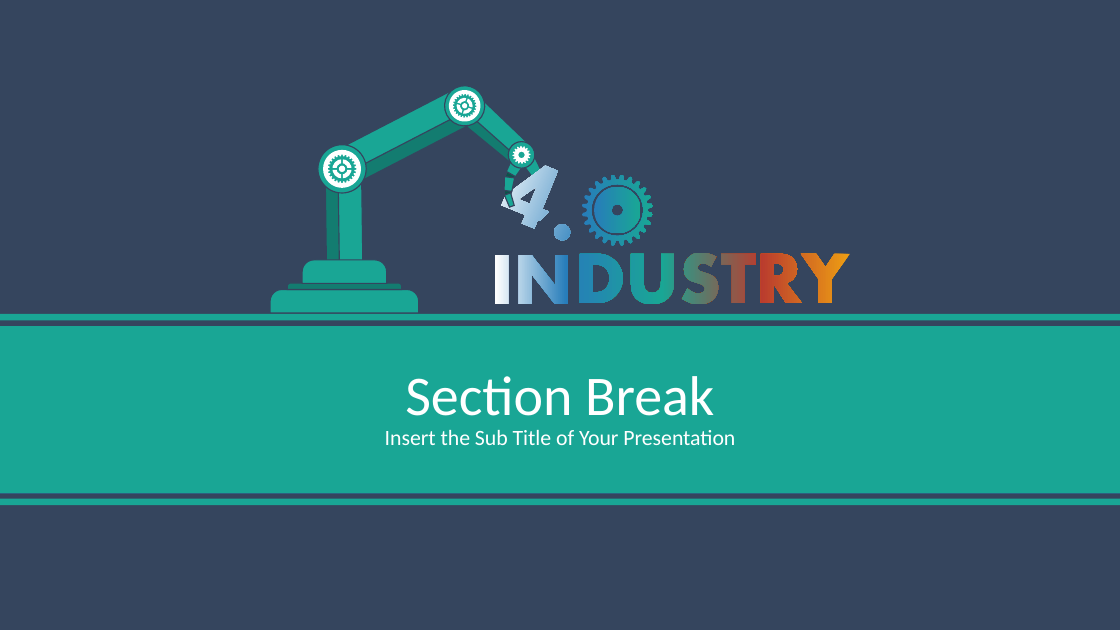
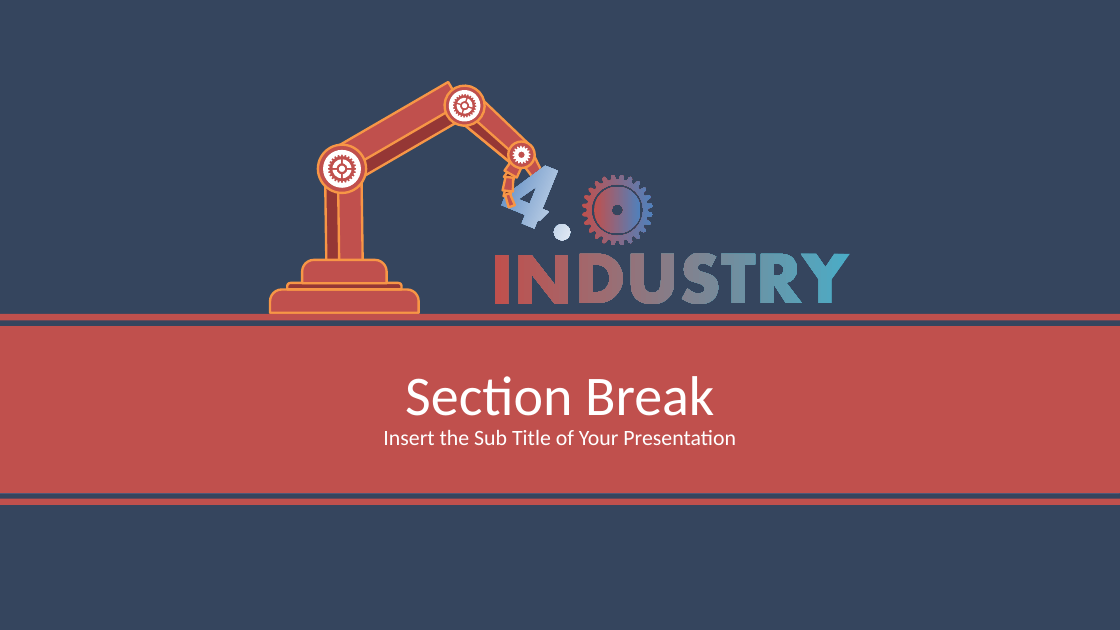
Before and after one commit to thanhlongvl/sportdemo, a slide deck: slide 2 of industry 4.0-Revolution-PowerPoint-Templates.pptx. Drawn at 1120x630 pixels with LibreOffice and Linux fonts; fonts in the diff are those of the drawing. Boxes give left, top, right and bottom in pixels: in the first picture for what was removed or moved away, otherwise in the second. Text is boxed around its words. In the diff, an @@ line names an element or a change of style, - is before the commit and + after.

```diff
--- a/industry 4.0-Revolution-PowerPoint-Templates.pptx
+++ b/industry 4.0-Revolution-PowerPoint-Templates.pptx
@@ rounded rectangle at <box>339,82,467,178</box>: fill #19A695 to #C0504D; outline #35455E 1 pt to #F79646 2.01 pt; rotation 242 to 239 degrees @@
@@ outline redrawn in 5 elements at <box>455,96,475,116</box>, <box>323,150,361,187</box>, <box>333,160,351,178</box>, <box>509,142,535,168</box>, <box>445,86,484,125</box> @@
@@ rounded rectangle at <box>352,104,468,180</box>: fill #137D70 to #953735; outline #35455E 1 pt to #F79646 2.01 pt; rotation 242 to 239 degrees @@
@@ freeform shape at <box>455,108,522,169</box>: fill #137D70 to #953735; outline #35455E 1 pt to #F79646 2.01 pt; outline redrawn @@
@@ fill #19A695 to #C0504D; outline #35455E 1 pt to #F79646 2.01 pt in 10 elements at <box>522,156,544,179</box>, <box>534,178,546,193</box>, <box>534,194,545,208</box>, <box>455,93,535,169</box>, <box>439,81,490,131</box>, <box>271,290,419,313</box>, <box>326,165,363,270</box>, <box>302,260,387,283</box>, <box>503,136,541,174</box>, <box>318,145,365,192</box> @@
@@ rounded rectangle at <box>325,165,339,270</box>: fill #137D70 to #953735; outline #35455E 1 pt to #F79646 2.01 pt @@
@@ freeform shape at <box>498,156,591,243</box>: fill gradient #FFFFFF to #277DBA to gradient #4F81BD to #FFFFFF; outline redrawn @@
@@ trapezoid at <box>503,177,514,191</box>: fill #19A695 to #C0504D; outline #35455E 1 pt to #F79646 2.01 pt; mirrored; rotation 186 to 6 degrees @@
@@ trapezoid at <box>504,171,516,182</box>: fill #0C534A to #632523; outline #35455E 1 pt to #F79646 2.01 pt; mirrored; rotation 209 to 29 degrees @@
@@ trapezoid at <box>505,154,526,177</box>: fill #19A695 to #C0504D; outline #35455E 1 pt to #F79646 2.01 pt; mirrored; rotation 209 to 29 degrees @@
@@ trapezoid at <box>533,173,545,184</box>: fill #0C534A to #632523; outline #35455E 1 pt to #F79646 2.01 pt @@
@@ freeform shape at <box>582,175,653,245</box>: fill gradient #277DBA to #19A695 to gradient #C0504D to #4F81BD; outline redrawn @@
@@ trapezoid at <box>504,189,512,197</box>: fill #0C534A to #632523; outline #35455E 1 pt to #F79646 2.01 pt; mirrored; rotation 186 to 6 degrees @@
@@ trapezoid at <box>505,193,515,207</box>: fill #19A695 to #C0504D; outline #35455E 1 pt to #F79646 2.01 pt; mirrored; rotation 160 to 340 degrees @@
@@ trapezoid at <box>537,191,546,199</box>: fill #0C534A to #632523; outline #35455E 1 pt to #F79646 2.01 pt @@
@@ freeform shape at <box>594,187,640,233</box>: fill gradient #277DBA to #19A695 to gradient #C0504D to #4F81BD @@
@@ freeform shape at <box>496,253,850,304</box>: fill gradient #EE9E13 to #BA3C2E to #19A695 to #277DBA to #FFFFFF to gradient #4BACC6 to #C0504D; outline redrawn @@
@@ round same rect at <box>287,283,402,290</box>: fill #137D70 to #953735; outline #35455E 1 pt to #F79646 2.01 pt @@
@@ rectangle at <box>0,326,1120,368</box>: fill #EE9E13 to #8064A2 @@
@@ rectangle at <box>0,368,1120,410</box>: fill #9AB854 to #9BBB59 @@
@@ rectangle at <box>0,452,1120,494</box>: fill #277DBA to #4F81BD @@
@@ fill #19A695 to #C0504D in 4 elements at <box>0,326,1120,493</box>, <box>0,314,1120,321</box>, <box>0,410,1120,452</box>, <box>0,499,1120,506</box> @@
```
Also in this commit, not shown: 46 other slides changed, 3 slides added, 1 slide removed, 1 other file.
